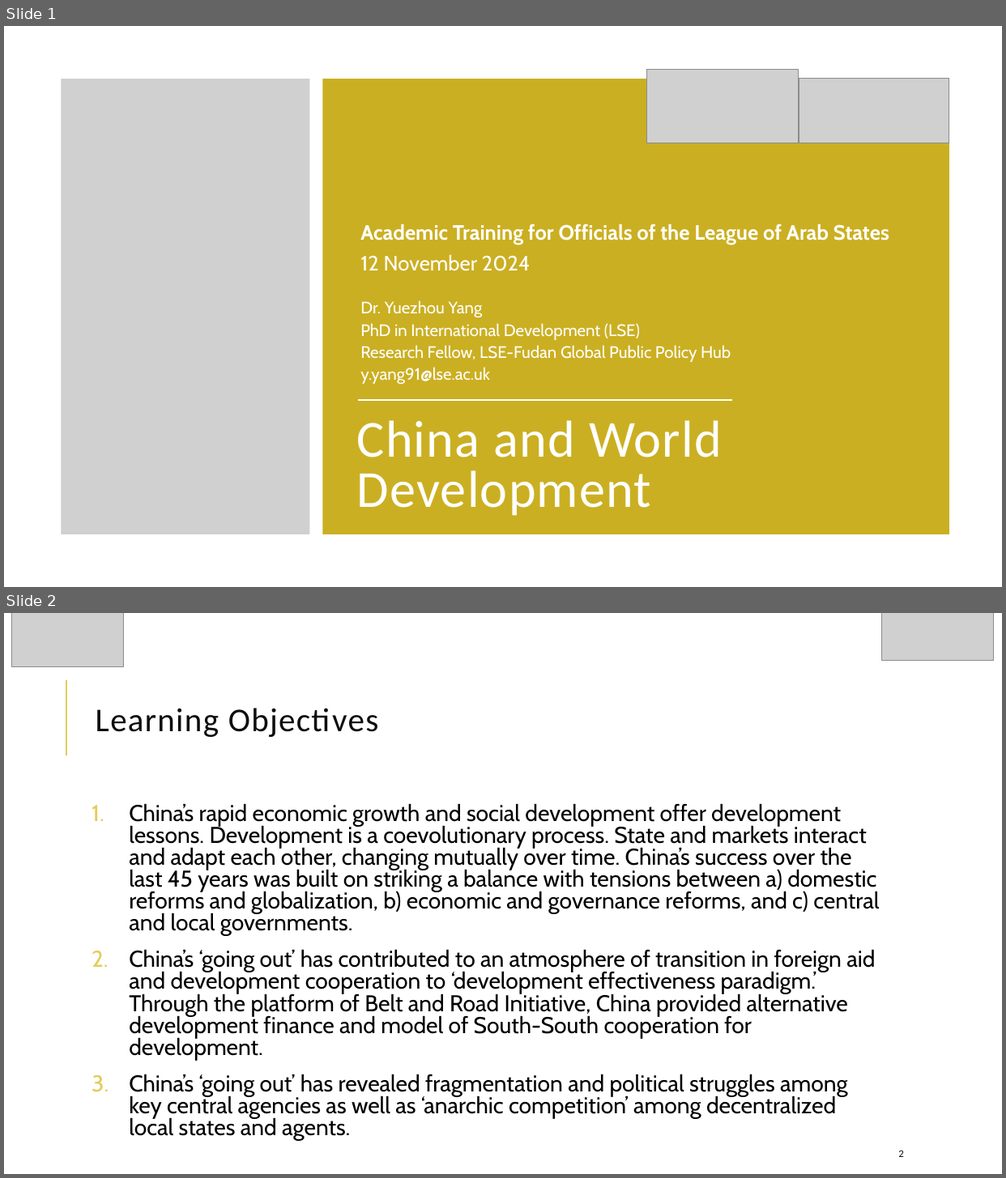
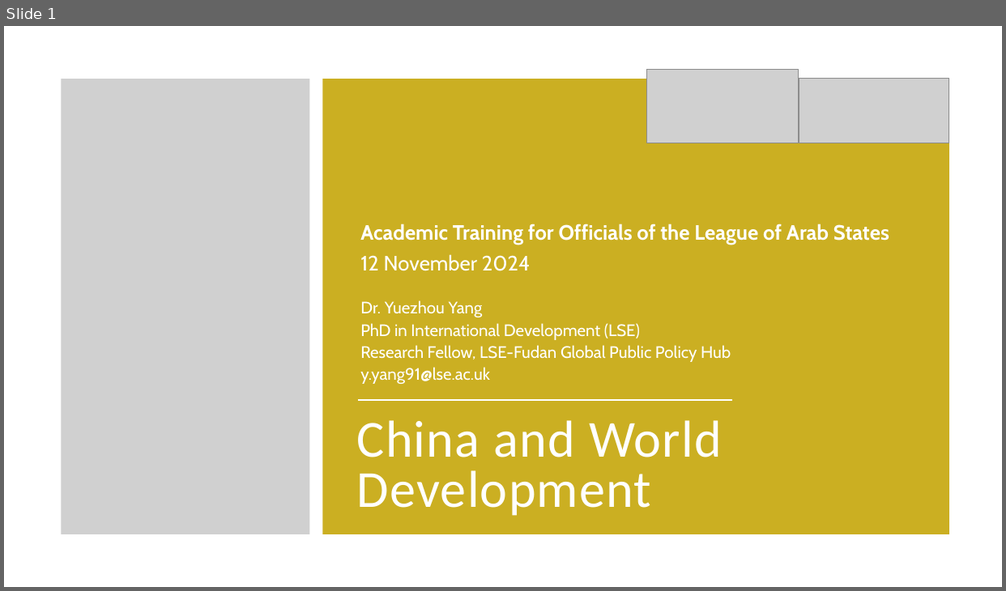
Before and after one commit to yuezhouyang/yuezhouyang.github.io, a slide deck: images/Lecturer_title.pptx. Shown one above the other, each under a label of ours: slides 1 and 2 before the commit, slide 1 after it. The pictures are 1006x1178 and 1006x591 pixels, drawn with LibreOffice and Linux fonts; fonts in the diff are those of the drawing; grey boxes stand for pictures. Boxes give left, top, right and bottom in pixels: in the first picture for what was removed or moved away, otherwise in the second. Text is boxed around its words. In the diff, an @@ line names an element or a change of style, - is before the commit and + after.

```diff
--- a/images/Lecturer_title.pptx
+++ b/images/Lecturer_title.pptx
@@ slide 2 removed at (4,613,1002,1174), background #FFFFFF @@
@@ picture removed at (12,613,124,667) @@
@@ picture removed at (882,613,994,661) @@
@@ line removed from (66, 756) to (66, 680) @@
@@ title removed at (96,708,379,737) @@
-Learning Objectives
@@ text removed at (129,803,879,1140) @@
-1. China’s rapid economic growth and social development offer development lessons. Development is a coevolutionary process. State and markets interact and adapt each other, changing mutually over time. China’s success over the last 45 years was built on striking a balance with tensions between a) domestic reforms and globalization, b) economic and governance reforms, and c) central and local governments.
-2. China’s ‘going out’ has contributed to an atmosphere of transition in foreign aid and development cooperation to ‘development effectiveness paradigm.’ Through the platform of Belt and Road Initiative, China provided alternative development finance and model of South-South cooperation for development.
-3. China’s ‘going out’ has revealed fragmentation and political struggles among key central agencies as well as ‘anarchic competition’ among decentralized local states and agents.
@@ page number removed at (898,1150,903,1157) @@
-2
```
Also in this commit, not shown: 1 other slide removed, 2 other files.
